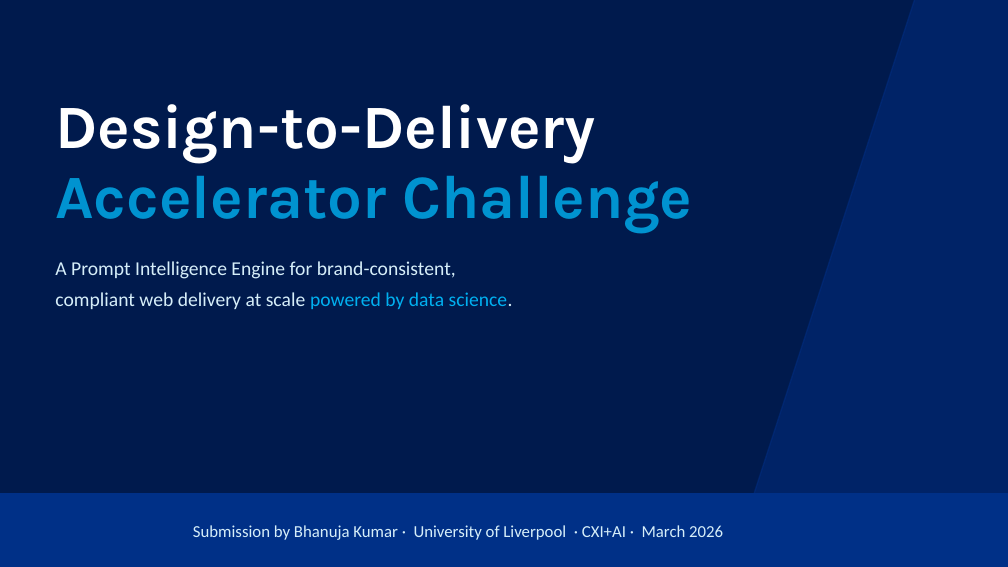
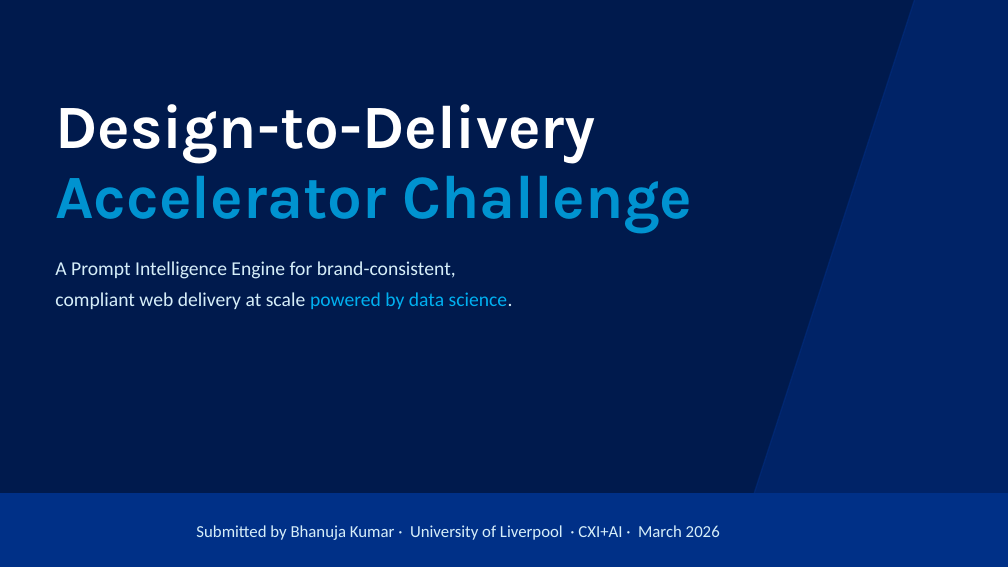
Before and after one commit to B-313/submission_cx-ai_design_to_delivery_challenge, a slide deck: slide 1 of Design-to-Delivery.pptx. Drawn at 1008x567 pixels with LibreOffice and Linux fonts; fonts in the diff are those of the drawing. Boxes give left, top, right and bottom in pixels: in the first picture for what was removed or moved away, otherwise in the second. Text is boxed around its words. In the diff, an @@ line names an element or a change of style, - is before the commit and + after.

```diff
--- a/Design-to-Delivery.pptx
+++ b/Design-to-Delivery.pptx
@@ text at (x1=196, y1=525, x2=720, y2=540): text changed @@
-Submission by Bhanuja Kumar · University of Liverpool · CXI+AI · March 2026
+Submitted by Bhanuja Kumar · University of Liverpool · CXI+AI · March 2026
```
Also in this commit, not shown: 2 other slides changed.
